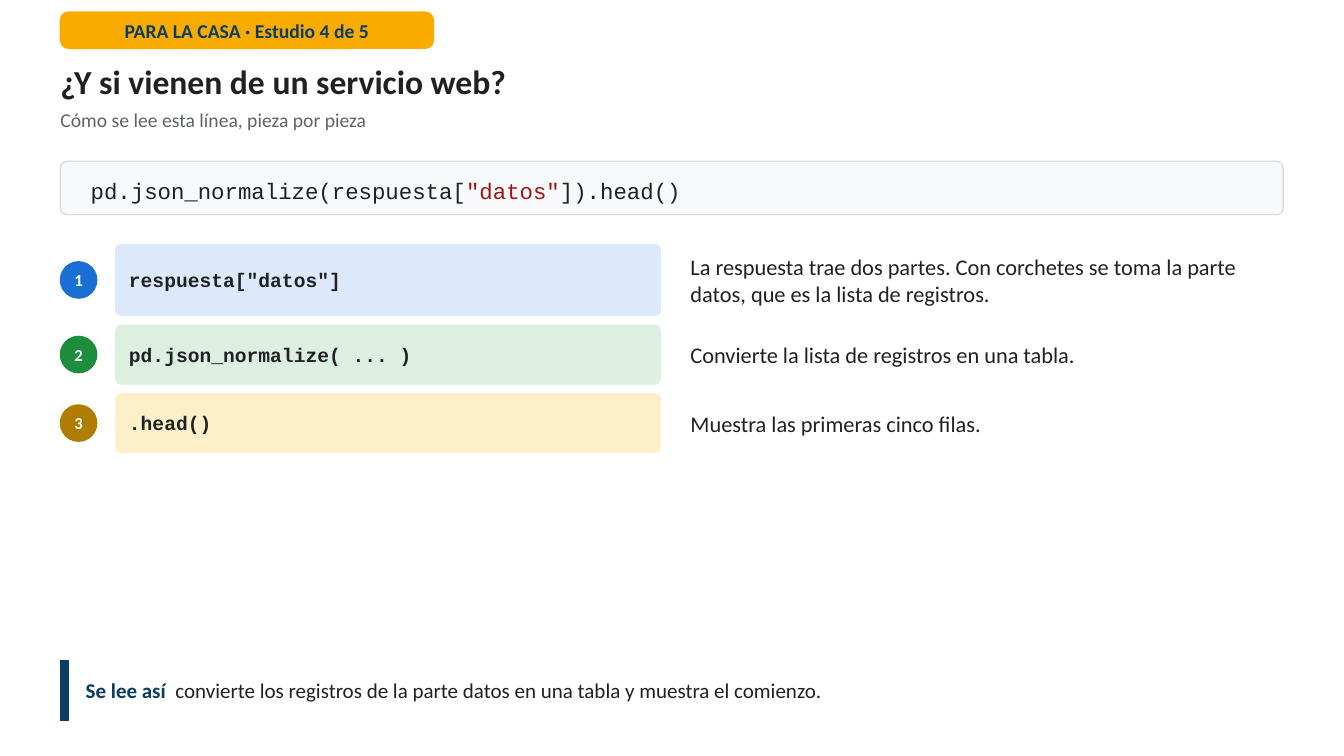
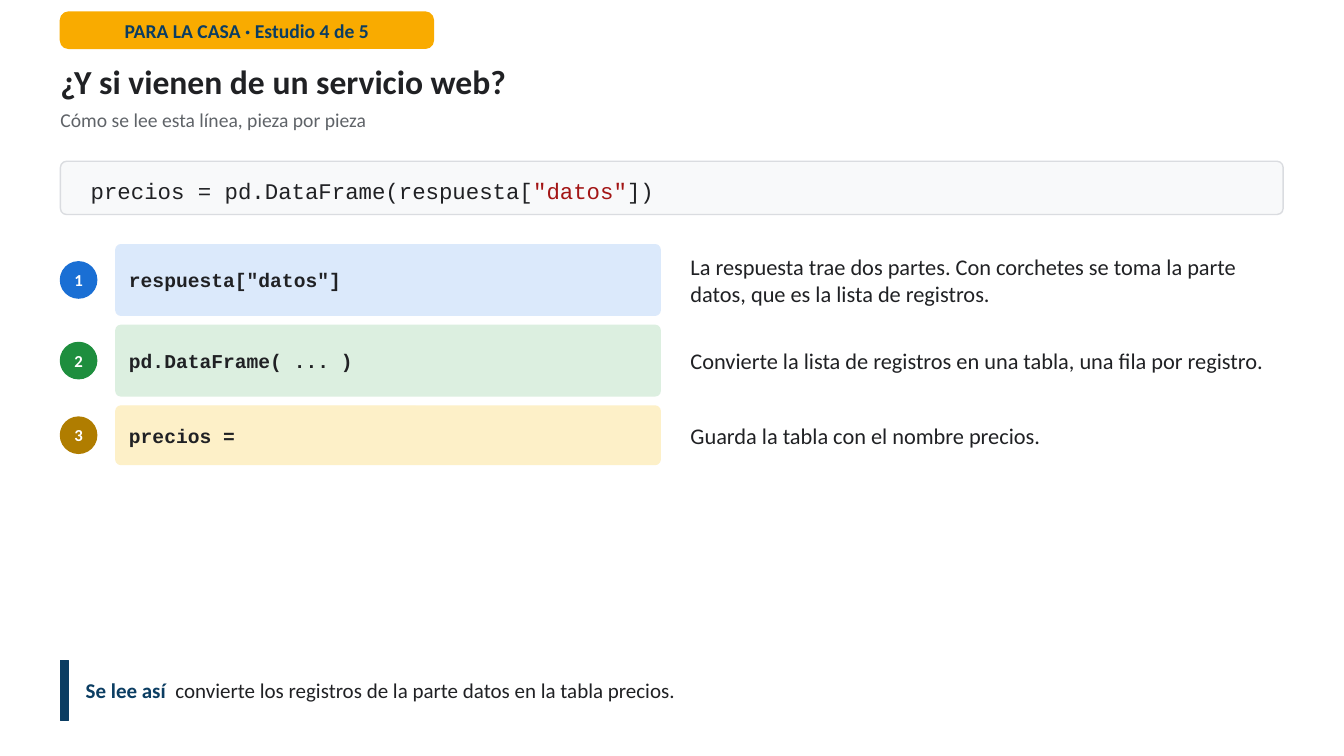
Before and after one commit to RodrigoMSB/curso-python-minergia, a slide deck: slide 56 of presentaciones/Simulador_Lab01_guiado.pptx (slide 57 before the commit). Drawn at 1344x756 pixels with LibreOffice and Linux fonts; fonts in the diff are those of the drawing. Boxes give left, top, right and bottom in pixels: in the first picture for what was removed or moved away, otherwise in the second. Text is boxed around its words. In the diff, an @@ line names an element or a change of style, - is before the commit and + after.

```diff
--- a/presentaciones/Simulador_Lab01_guiado.pptx
+++ b/presentaciones/Simulador_Lab01_guiado.pptx
@@ text at <box>91,183,654,204</box>: text changed @@
-pd.json_normalize(respuesta["datos"]).head()
+precios = pd.DataFrame(respuesta["datos"])
@@ rounded rectangle: place and size @@
-rounded rectangle at <box>116,326,660,384</box>
+rounded rectangle at <box>116,326,660,396</box>
@@ rounded rectangle at <box>116,326,660,396</box>: proportions changed @@
@@ text "2": place and size @@
-text "2" at <box>74,350,82,361</box>
+text "2" at <box>74,356,82,367</box>
@@ ellipse: place and size @@
-ellipse at <box>60,337,97,373</box>
+ellipse at <box>60,343,97,379</box>
@@ text at <box>129,354,282,372</box>: text changed @@
-pd.json_normalize( ... )
+pd.DataFrame( ... )
@@ text at <box>690,353,1263,373</box>: text changed @@
-Convierte la lista de registros en una tabla.
+Convierte la lista de registros en una tabla, una fila por registro.
@@ 1 text, 1 ellipse, 1 rounded rectangle: place and size @@
-1 text, 1 ellipse, 1 rounded rectangle at <box>60,394,660,453</box>
+1 text, 1 ellipse, 1 rounded rectangle at <box>60,406,660,465</box>
@@ text at <box>129,429,211,447</box>: text changed @@
-.head()
+precios =
@@ text at <box>690,428,1040,448</box>: text changed @@
-Muestra las primeras cinco filas.
+Guarda la tabla con el nombre precios.
@@ text at <box>86,683,675,702</box>: text changed @@
-Se lee así convierte los registros de la parte datos en una tabla y muestra el comienzo.
+Se lee así convierte los registros de la parte datos en la tabla precios.
```
Also in this commit, not shown: 28 other slides changed, 6 slides added, 6 slides removed, 22 other files.
